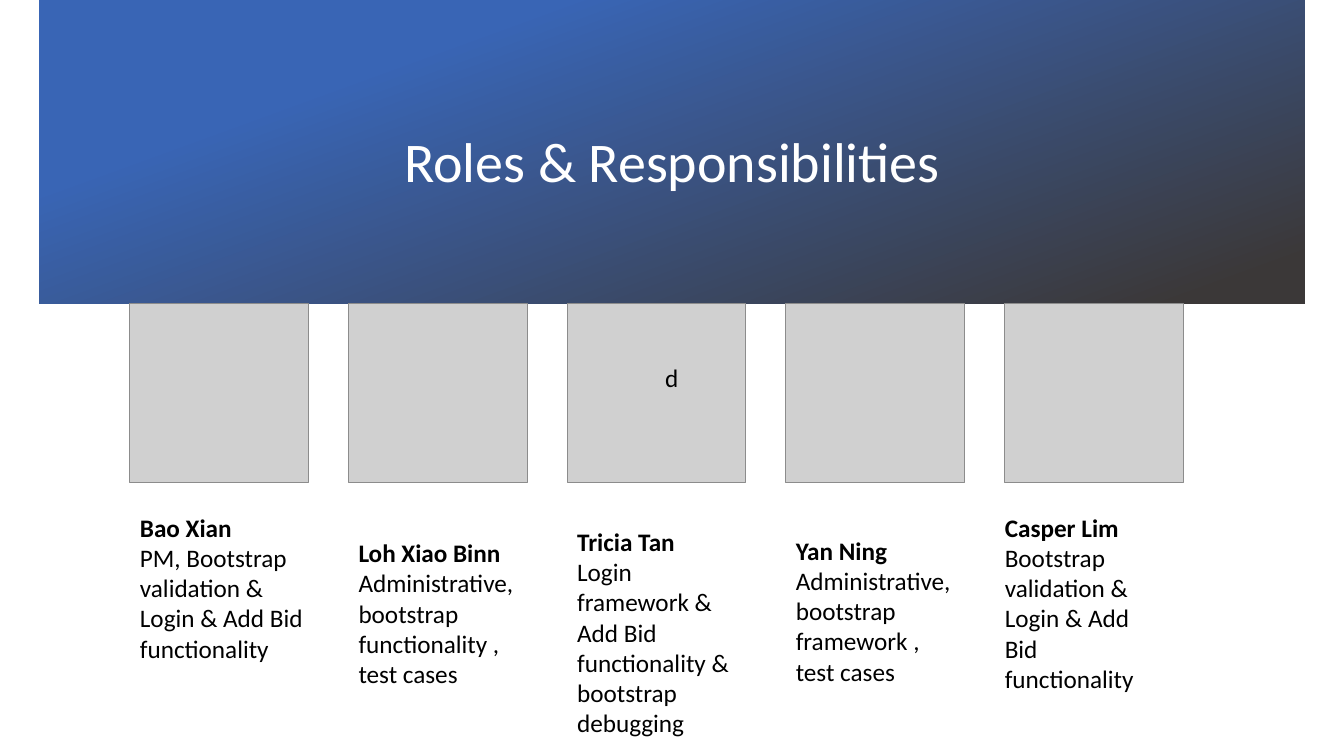
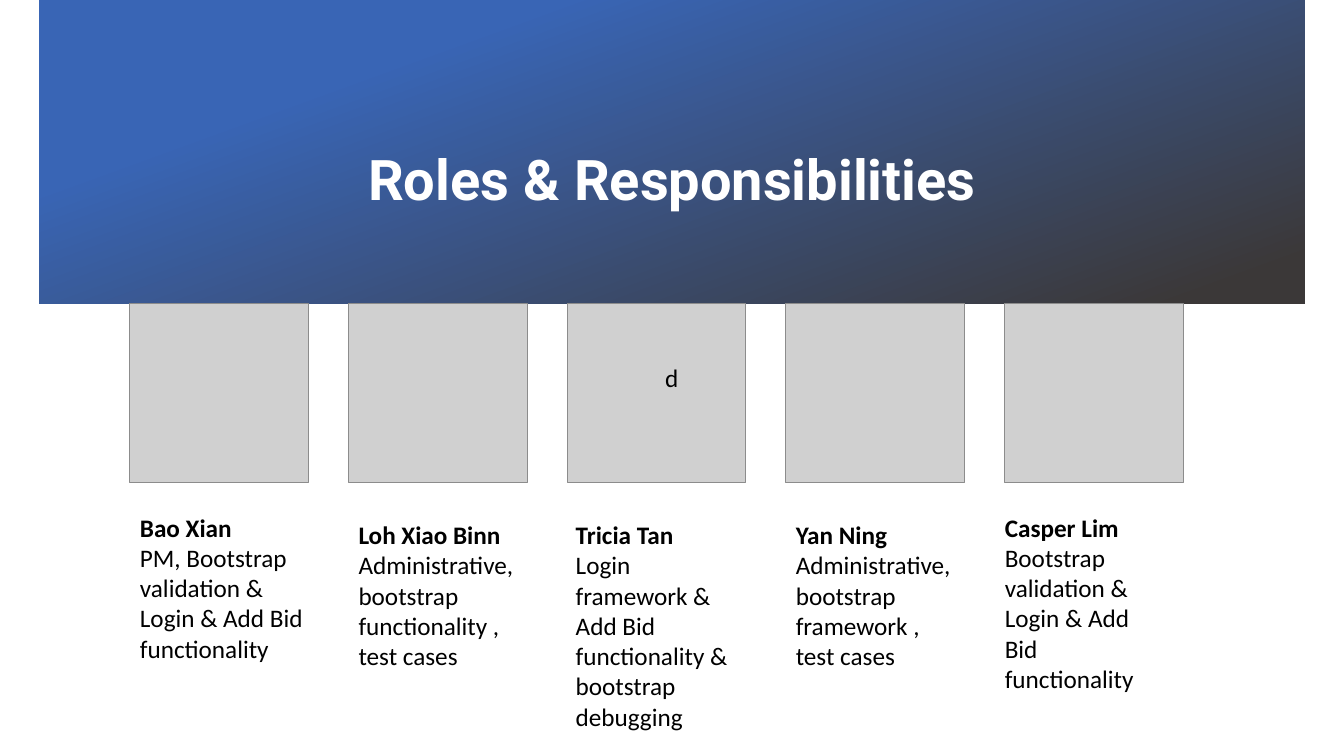
Before and after one commit to xbloh/Online-Course-Bidding-System-, a slide deck: slide 14 of presentations/PM Review - Week 7.pptx (slide 11 before the commit). Drawn at 1344x756 pixels with LibreOffice and Linux fonts; fonts in the diff are those of the drawing; grey boxes stand for pictures; background and template pictures are left out. Boxes give left, top, right and bottom in pixels: in the first picture for what was removed or moved away, otherwise in the second. Text is boxed around its words. In the diff, an @@ line names an element or a change of style, - is before the commit and + after.

```diff
--- a/presentations/PM Review - Week 7.pptx
+++ b/presentations/PM Review - Week 7.pptx
@@ title "Roles & Responsibilities": place and size @@
-title "Roles & Responsibilities" at (404, 143, 940, 191)
+title "Roles & Responsibilities" at (368, 158, 975, 212)
@@ title "Roles & Responsibilities" at (368, 158, 975, 212): font Calibri to Roboto, bold on @@
@@ text "Loh Xiao Binn": place and size @@
-text "Loh Xiao Binn" at (359, 544, 514, 684)
+text "Loh Xiao Binn" at (359, 526, 514, 666)
@@ text "Tricia Tan": place and size @@
-text "Tricia Tan" at (577, 533, 706, 737)
+text "Tricia Tan" at (576, 526, 705, 731)
@@ text "Yan Ning": place and size @@
-text "Yan Ning" at (796, 542, 951, 682)
+text "Yan Ning" at (796, 526, 951, 666)
```
Also in this commit, not shown: 11 other slides changed, 4 slides added.
